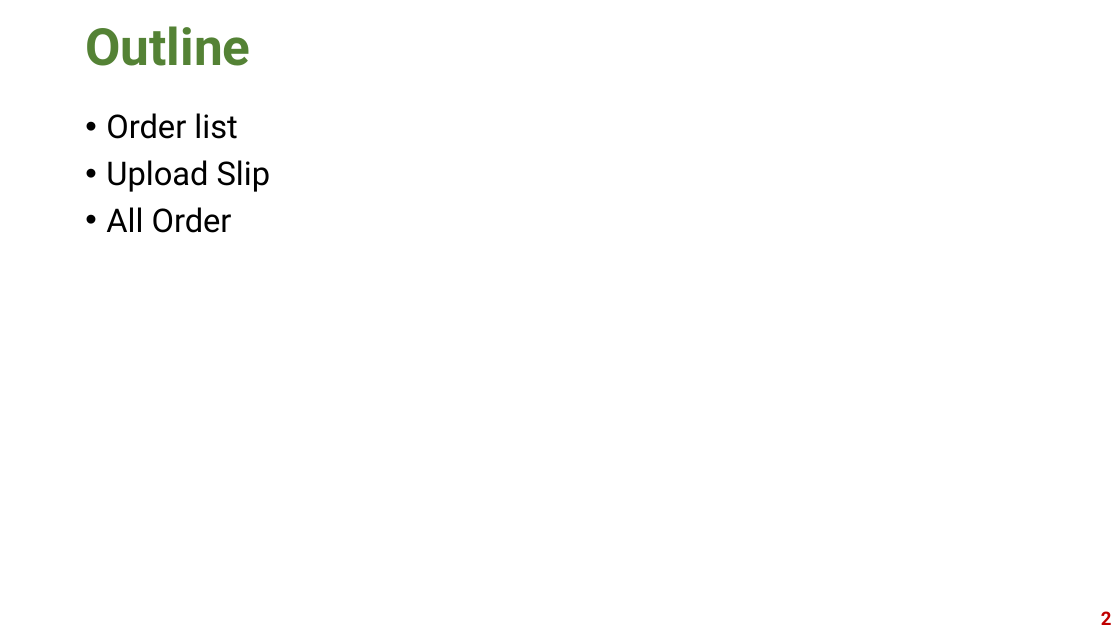
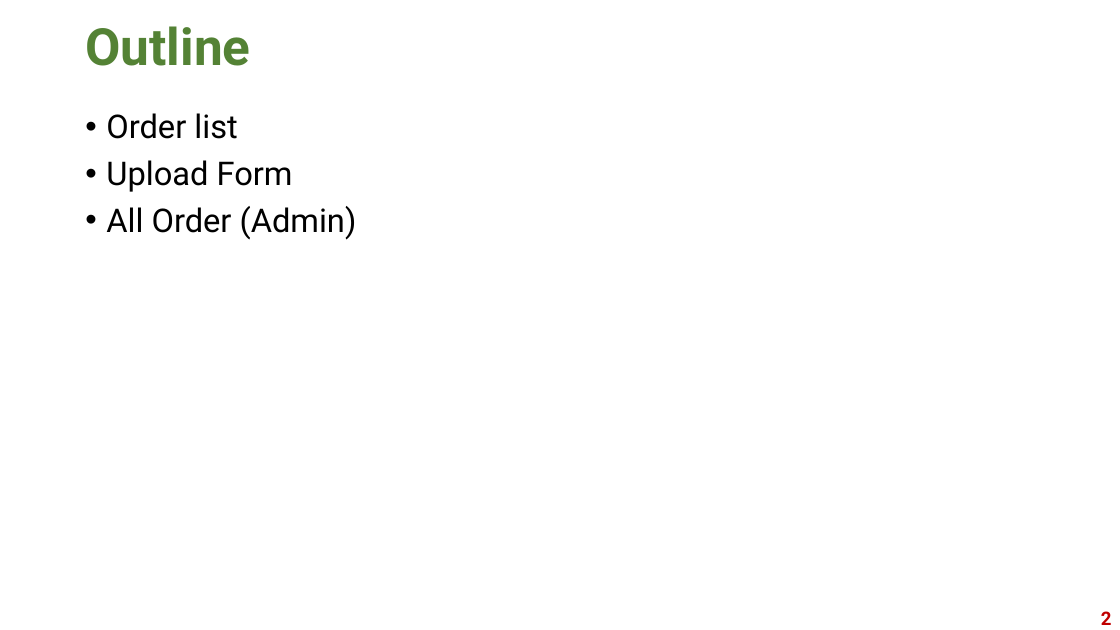
Before and after one commit to ratchakoonprn/Django50Hours, a slide deck: slide 2 of PPT/EP14-2020-09-02.pptx. Drawn at 1120x630 pixels with LibreOffice and Linux fonts; fonts in the diff are those of the drawing. Boxes give left, top, right and bottom in pixels: in the first picture for what was removed or moved away, otherwise in the second. Text is boxed around its words. In the diff, an @@ line names an element or a change of style, - is before the commit and + after.

```diff
--- a/PPT/EP14-2020-09-02.pptx
+++ b/PPT/EP14-2020-09-02.pptx
@@ text at (106,160,357,240): text changed @@
-• Upload Slip
-• All Order
+• Upload Form
+• All Order (Admin)
```
Also in this commit, not shown: 2 other slides changed, 8 slides added, 5 other files.
